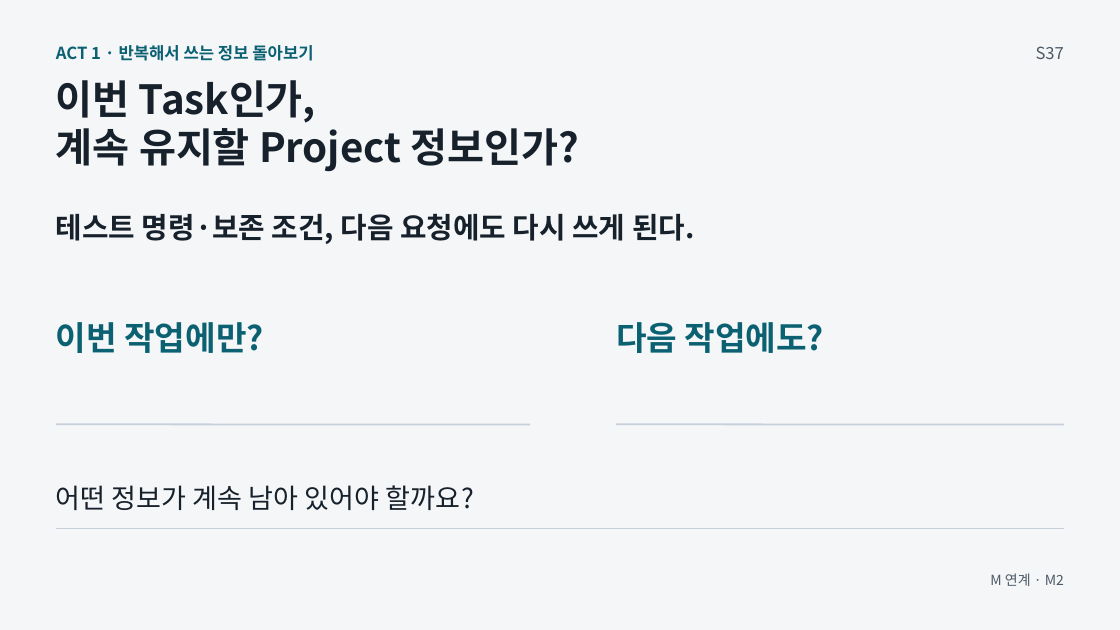
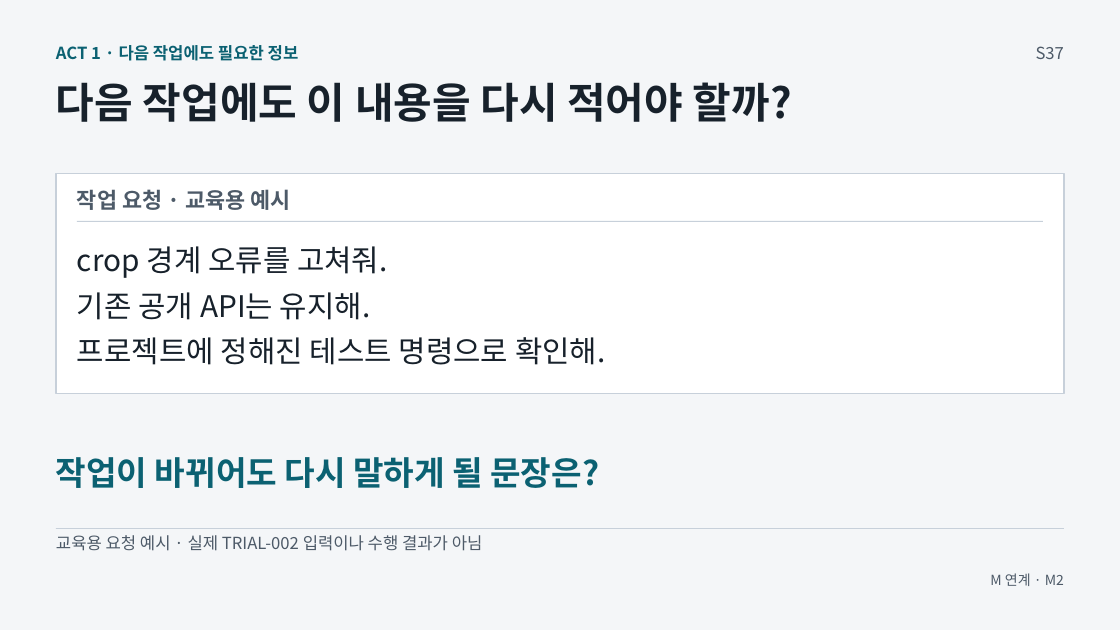
Before and after one commit to GideokKim/ai-dev-training, a slide deck: slide 23 of production/ACT_1.pptx. Drawn at 1120x630 pixels with LibreOffice and Linux fonts; fonts in the diff are those of the drawing. Boxes give left, top, right and bottom in pixels: in the first picture for what was removed or moved away, otherwise in the second. Text is boxed around its words. In the diff, an @@ line names an element or a change of style, - is before the commit and + after.

```diff
--- a/production/ACT_1.pptx
+++ b/production/ACT_1.pptx
@@ text at bbox=[56, 45, 299, 61]: text changed @@
-ACT 1 · 반복해서 쓰는 정보 돌아보기
+ACT 1 · 다음 작업에도 필요한 정보
@@ text removed at bbox=[56, 80, 579, 172] @@
-이번 Task인가,
-계속 유지할 Project 정보인가?
@@ text added at bbox=[56, 82, 792, 122], 36 pt, text #17212B, bold @@
+다음 작업에도 이 내용을 다시 적어야 할까?
@@ rectangle added at bbox=[56, 173, 1065, 393], fill #FFFFFF, outline #C7D0DA 1.13 pt @@
@@ text added at bbox=[77, 189, 290, 210], 18.8 pt, text #4D5A68, bold @@
+작업 요청 · 교육용 예시
@@ text removed at bbox=[56, 213, 695, 244] @@
-테스트 명령·보존 조건, 다음 요청에도 다시 쓰게 된다.
@@ line added from (77, 222) to (1044, 222), #C7D0DA 0.75 pt @@
@@ text added at bbox=[77, 246, 388, 278], 25.5 pt, text #17212B @@
+crop 경계 오류를 고쳐줘.
@@ text added at bbox=[77, 292, 371, 320], 25.5 pt, text #17212B @@
+기존 공개 API는 유지해.
@@ text removed at bbox=[56, 322, 263, 353] @@
-이번 작업에만?
@@ text removed at bbox=[616, 322, 824, 353] @@
-다음 작업에도?
@@ text added at bbox=[77, 337, 606, 365], 25.5 pt, text #17212B @@
+프로젝트에 정해진 테스트 명령으로 확인해.
@@ line removed from (56, 424) to (530, 424) @@
@@ line removed from (616, 424) to (1065, 424) @@
@@ text added at bbox=[56, 457, 599, 488], 28.5 pt, text #0B6172, bold @@
+작업이 바뀌어도 다시 말하게 될 문장은?
@@ text removed at bbox=[56, 485, 474, 510] @@
-어떤 정보가 계속 남아 있어야 할까요?
@@ text added at bbox=[56, 535, 483, 551], 14.2 pt, text #4D5A68 @@
+교육용 요청 예시 · 실제 TRIAL-002 입력이나 수행 결과가 아님
```
Also in this commit, not shown: 1 other slide changed, 32 other files.
